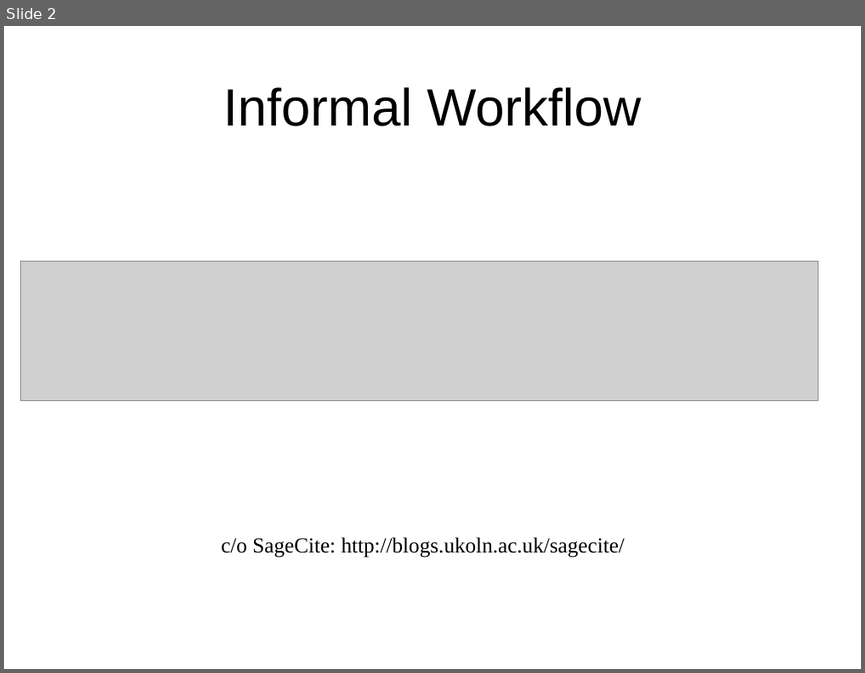
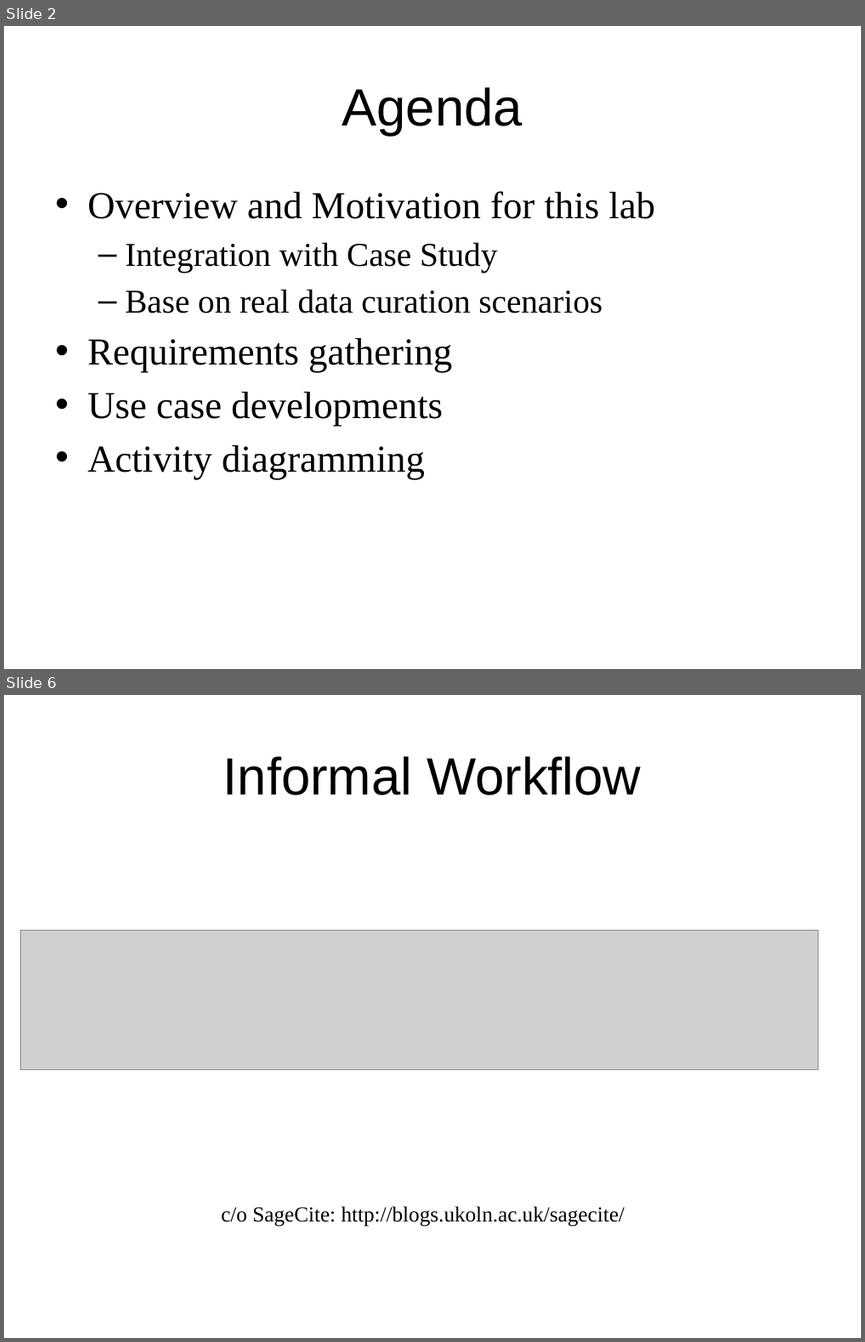
Before and after one commit to DataCurationWorkshop/HongKongCurationWorkshop, a slide deck: Day_3/Lab/Day_3_SystemsAnalysisForDataCuration.pptx. Shown one above the other, each under a label of ours: slide 2 before the commit, slides 2 and 6 after it; the slides between them are not shown. The pictures are 865x673 and 865x1342 pixels, drawn with LibreOffice and Linux fonts; fonts in the diff are those of the drawing; grey boxes stand for pictures; background and template pictures are left out. Boxes give left, top, right and bottom in pixels: in the first picture for what was removed or moved away, otherwise in the second. Text is boxed around its words. In the diff, an @@ line names an element or a change of style, - is before the commit and + after.

```diff
--- a/Day_3/Lab/Day_3_SystemsAnalysisForDataCuration.pptx
+++ b/Day_3/Lab/Day_3_SystemsAnalysisForDataCuration.pptx
@@ slide 2 added at bbox=[4, 26, 861, 669], background #FFFFFF @@
@@ title added at bbox=[342, 87, 522, 136], 44 pt, text #000000 @@
+Agenda
@@ text added at bbox=[87, 191, 655, 479], 32 pt, text #000000 @@
+• Overview and Motivation for this lab
+  – Integration with Case Study
+  – Base on real data curation scenarios
+• Requirements gathering
+• Use case developments
+• Activity diagramming
@@ what was slide 2 is now slide 6 @@
```
Also in this commit, not shown: 2 slides changed, 22 other slides added, 1 other file.
